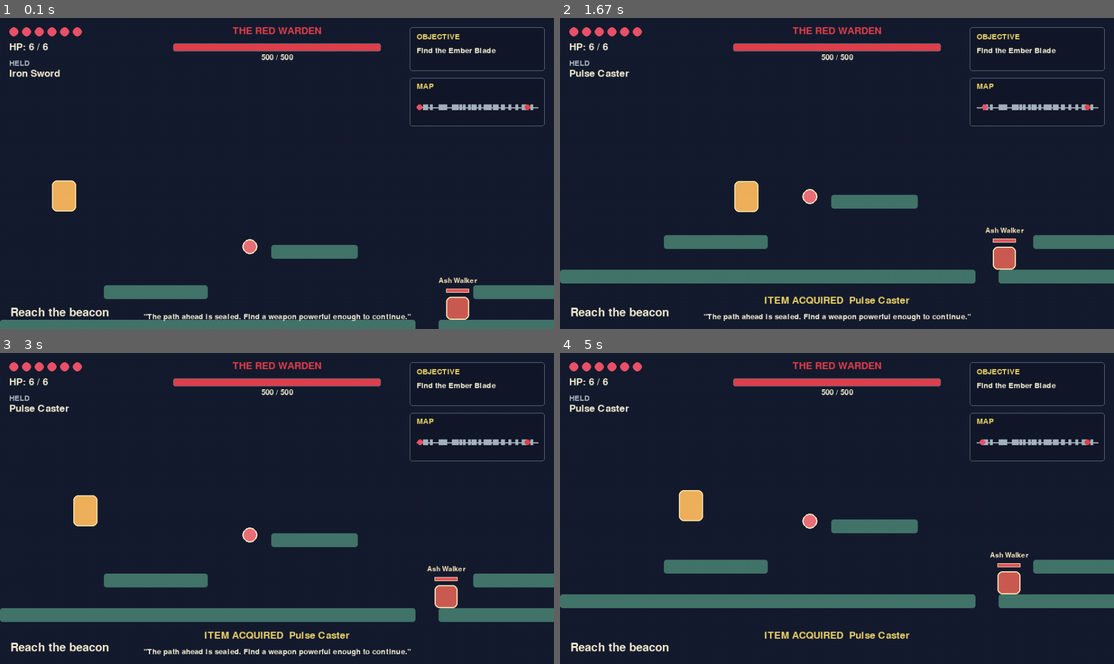
Above: before the commit, frames 1-4 (two rows, left to right).
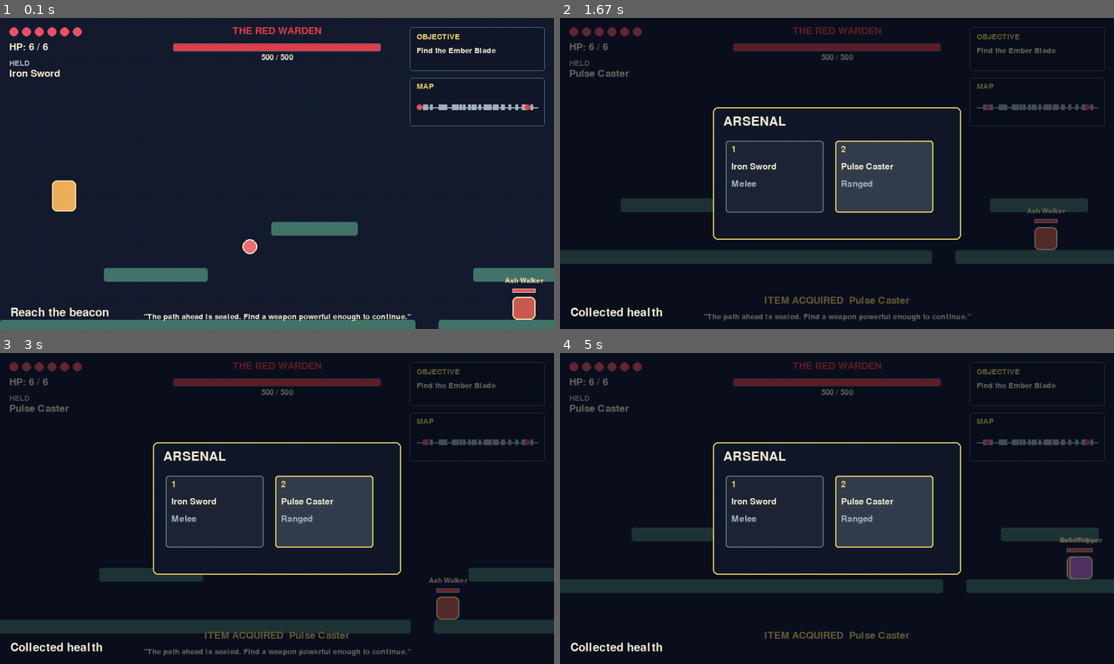
Above: after the commit, the same moments.

Repository: Ayaan-M-Khan/Pygame-Platformer
Game: pygame game, started from main.py
The game is run twice, just before and just after one commit, with the same random seed, the same clock (stepped at 60 frames per second) and the same inputs.
Inputs:
- Up to frame 1 (0.1 s): no input
- Up to frame 2 (1.67 s): hold Tab 0.33-0.8 s; hold Right 0.33-0.8 s; hold Right 0.83-1.3 s; tap Space at 0.9, 1.2, 1.4 s; tap 1 at 0.98 s; hold Right from 1.33 s (still down); tap 2 at 1.48 s
- Up to frame 3 (3 s): tap Space at 1.7, 1.9, 2.2, 2.47, 2.77, 2.9 s; release Right at 1.8 s; hold Left 1.83-2.37 s; hold Left 2.4-2.8 s; tap 1 at 2.55 s; hold Right from 2.83 s (still down); tap 2 at 2.98 s
- Up to frame 4 (5 s): tap Space at 3.2, 3.9, 4.2, 4.4, 4.7, 4.9 s; release Right at 3.47 s; tap Z at 3.5 s; hold Left 3.83-4.3 s; tap 1 at 3.98 s; hold Right 4.33-4.8 s; tap 2 at 4.48 s; hold Right from 4.83 s (still down)

The runs differ from the first frame. In frame 1, 5.1% of the frame differs, in the area x 18-100%, y 65-98%; in frame 2, 19%, in the area x 0-100%, y 2-98%; in frame 3, 18%; in frame 4, 19%.

Commit message:
modified:   __pycache__/enemy.cpython-314.pyc 	modified:   __pycache__/gamevalues.cpython-314.pyc 	modified:   __pycache__/level.cpython-314.pyc 	modified:   __pycache__/main.cpython-314.pyc 	modified:   __pycache__/player.cpython-314.pyc 	modified:   __pycache__/ui.cpython-314.pyc 	modified:   gamevalues.py 	modified:   level.py 	modified:   main.py 	modified:   player.py 	modified:   ui.py

Diff:
--- a/gamevalues.py
+++ b/gamevalues.py
@@ -30,7 +30,7 @@
 PLAYER_ACCELERATION = 2200.0
 PLAYER_AIR_ACCELERATION = 1500.0
 PLAYER_FRICTION = 2600.0
-PLAYER_JUMP_FORCE = 650.0
+PLAYER_JUMP_FORCE = 730.0
 PLAYER_GRAVITY = 1900.0
 PLAYER_MAX_FALL_SPEED = 950.0
 JUMP_RELEASE_MULTIPLIER = 0.45
@@ -91,5 +91,9 @@
 HEART_EMPTY_COLOR = (79, 55, 66)
 BOSS_COLOR = (225, 65, 78)
 STORY_MESSAGE_DURATION = 3.0
+INVENTORY_PANEL_WIDTH = 430
+INVENTORY_PANEL_HEIGHT = 230
+INVENTORY_SLOT_SIZE = 170
+INVENTORY_TITLE = "ARSENAL"
 
 level = 0
--- a/level.py
+++ b/level.py
@@ -89,8 +89,8 @@
             (3440, 390, "shield"),
         ]
         self.weapon_chests = [
-            WeaponChest(1180, 456, "ember_blade"),
-            WeaponChest(3420, 416, "storm_bow"),
+            WeaponChest(1180, 416, "ember_blade"),
+            WeaponChest(3420, 386, "storm_bow"),
         ]
         self.goal = pygame.Rect(4880, 500, 60, 180)
 
@@ -109,34 +109,34 @@
         add(3840, y, 1140, "boss approach")
 
         for platform in (
-            (180, 570, 180, "starting area"),
-            (470, 500, 150, "starting area"),
-            (820, 570, 170, "first challenge"),
-            (1060, 490, 160, "first challenge"),
-            (1370, 560, 170, "power-up approach"),
-            (1440, 400, 180, "power-up approach"),
-            (1660, 500, 180, "power-up approach", "one_way"),
-            (2040, 560, 170, "combat section"),
-            (2260, 450, 180, "combat section"),
-            (2470, 360, 150, "combat section"),
-            (2670, 520, 170, "hazard section"),
-            (2900, 430, 170, "hazard section"),
-            (3190, 550, 160, "advanced platforming"),
-            (3430, 450, 180, "advanced platforming"),
-            (3690, 360, 170, "advanced platforming"),
-            (3970, 550, 180, "boss approach"),
-            (4250, 470, 170, "boss approach"),
+            (180, 540, 180, "starting area"),
+            (470, 460, 150, "starting area"),
+            (820, 540, 170, "first challenge"),
+            (1060, 450, 160, "first challenge"),
+            (1370, 530, 170, "power-up approach"),
+            (1440, 370, 180, "power-up approach"),
+            (1660, 470, 180, "power-up approach", "one_way"),
+            (2040, 530, 170, "combat section"),
+            (2260, 420, 180, "combat section"),
+            (2470, 330, 150, "combat section"),
+            (2670, 490, 170, "hazard section"),
+            (2900, 400, 170, "hazard section"),
+            (3190, 520, 160, "advanced platforming"),
+            (3430, 420, 180, "advanced platforming"),
+            (3690, 330, 170, "advanced platforming"),
+            (3970, 520, 180, "boss approach"),
+            (4250, 440, 170, "boss approach"),
         ):
             add(*platform)
 
-        platforms.append(MovingPlatform(1840, 560, 130, gv.PLATFORM_HEIGHT, "y", 100, 1.4, "power-up approach"))
-        platforms.append(BreakablePlatform(2780, 350, 130, "hazard section"))
-        platforms.append(BreakablePlatform(3080, 300, 130, "hazard section"))
+        platforms.append(MovingPlatform(1840, 530, 130, gv.PLATFORM_HEIGHT, "y", 100, 1.4, "power-up approach"))
+        platforms.append(BreakablePlatform(2780, 320, 130, "hazard section"))
+        platforms.append(BreakablePlatform(3080, 270, 130, "hazard section"))
         platforms.append(HazardPlatform(2710, 656, 150, "hazard section"))
         platforms.append(HazardPlatform(3020, 656, 110, "hazard section"))
         platforms.append(Platform(4430, 680, 500, gv.PLATFORM_HEIGHT, "boss_floor", "boss arena"))
-        platforms.append(Platform(4430, 500, gv.PLATFORM_HEIGHT, 180, "boss_floor", "boss arena"))
-        platforms.append(Platform(4930, 500, gv.PLATFORM_HEIGHT, 180, "boss_floor", "boss arena"))
+        platforms.append(Platform(4430, 430, gv.PLATFORM_HEIGHT, 250, "boss_floor", "boss arena"))
+        platforms.append(Platform(4930, 430, gv.PLATFORM_HEIGHT, 250, "boss_floor", "boss arena"))
         return platforms
 
     def update(self, dt):
--- a/main.py
+++ b/main.py
@@ -7,7 +7,7 @@
 from level import Level
 from player import Player
 from powerup import create_powerups
-from ui import ObjectiveManager, draw_bar, draw_hud
+from ui import ObjectiveManager, draw_hud, draw_inventory
 
 #Create the Camera angle for the player using the camera class and player values
 class Camera:
@@ -28,7 +28,7 @@
 	return {
 		"rect": pygame.Rect(player.rect.centerx, player.rect.centery - 4, 16, 8),
 		"velocity": direction * gv.PROJECTILE_SPEED,
-		"damage": gv.PROJECTILE_DAMAGE,
+		"damage": damage,
 		"owner": "player",
 	}
 
@@ -50,6 +50,7 @@
 	shoot_cooldown = 0.0
 	player.invulnerability_timer = 0.0
 	message = "Reach the beacon"
+	inventory_open = False
 	running = True
 	frame_count = 0
 
@@ -59,12 +60,12 @@
 			if event.type == pygame.QUIT:
 				running = False
 			elif event.type == pygame.KEYDOWN:
-				if event.key == pygame.K_1:
-					player.equip_weapon("Iron Sword")
+				if event.key == pygame.K_TAB:
+					inventory_open = not inventory_open
+				elif event.key == pygame.K_1:
+					player.equip_slot(0)
 				elif event.key == pygame.K_2:
-					if not player.equip_weapon("Pulse Caster") and not player.equip_weapon("Storm Bow"):
-						player.item_message = "No ranged weapon"
-						player.item_message_timer = 1.0
+					player.equip_slot(1)
 				elif event.key == pygame.K_z:
 					attack = player.attack(pygame.time.get_ticks())
 					if attack and attack["kind"] == "ranged":
@@ -171,6 +172,8 @@
 			pygame.draw.rect(screen, (246, 215, 126), attack_rect, 3)
 		player.draw(screen, camera.x, camera.y)
 		draw_hud(screen, player, level, enemies, objective, pygame.time.get_ticks())
+		if inventory_open:
+			draw_inventory(screen, player)
 		font = pygame.font.Font(None, 30)
 		screen.blit(font.render(message, True, (245, 239, 211)), (18, gv.SCREEN_HEIGHT - 38))
 		pygame.display.flip()
--- a/player.py
+++ b/player.py
@@ -40,8 +40,10 @@
         self.shield_charges = 0
         self.invulnerability_timer = 0.0
         self.facing = 1
-        self.weapons = [create_weapon("sword"), create_weapon("ranged")]
-        self.current_weapon = self.weapons[0]
+        self.weapon_slots = [create_weapon("sword"), create_weapon("ranged")]
+        self.active_slot = 0
+        self.weapons = self.weapon_slots
+        self.current_weapon = self.weapon_slots[self.active_slot]
         self.attack_effect = None
         self.item_message = "Iron Sword"
         self.item_message_timer = 0.0
@@ -123,16 +125,31 @@
             self.attack_effect = None
 
     def add_weapon(self, weapon):
-        self.weapons = [existing for existing in self.weapons if existing.name != weapon.name]
-        self.weapons.append(weapon)
+        for index, existing in enumerate(self.weapon_slots):
+            if existing.name == weapon.name:
+                self.weapon_slots[index] = weapon
+                return index
+        self.weapon_slots[self.active_slot] = weapon
+        self.weapons = self.weapon_slots
+        return self.active_slot
 
     def equip_weapon(self, name):
-        for weapon in self.weapons:
+        for index, weapon in enumerate(self.weapon_slots):
             if weapon.name == name:
+                self.active_slot = index
                 self.current_weapon = weapon
                 self.item_message = weapon.name
                 self.item_message_timer = 2.5
                 return True
+        return False
+
+    def equip_slot(self, slot):
+        if 0 <= slot < len(self.weapon_slots):
+            self.active_slot = slot
+            self.current_weapon = self.weapon_slots[slot]
+            self.item_message = self.current_weapon.name
+            self.item_message_timer = 2.5
+            return True
         return False
 
     def attack(self, now):
--- a/ui.py
+++ b/ui.py
@@ -76,3 +76,28 @@
     if player.item_message_timer > 0:
         acquired = font.render(f"ITEM ACQUIRED  {player.item_message}", True, gv.UI_ACCENT)
         surface.blit(acquired, (gv.SCREEN_WIDTH // 2 - acquired.get_width() // 2, gv.SCREEN_HEIGHT - 58))
+
+
+def draw_inventory(surface, player):
+    overlay = pygame.Surface((gv.SCREEN_WIDTH, gv.SCREEN_HEIGHT), pygame.SRCALPHA)
+    overlay.fill((5, 9, 18, 150))
+    surface.blit(overlay, (0, 0))
+    panel = pygame.Rect(
+        (gv.SCREEN_WIDTH - gv.INVENTORY_PANEL_WIDTH) // 2,
+        (gv.SCREEN_HEIGHT - gv.INVENTORY_PANEL_HEIGHT) // 2,
+        gv.INVENTORY_PANEL_WIDTH,
+        gv.INVENTORY_PANEL_HEIGHT,
+    )
+    pygame.draw.rect(surface, gv.UI_PANEL, panel, border_radius=8)
+    pygame.draw.rect(surface, gv.UI_ACCENT, panel, 2, border_radius=8)
+    title_font = pygame.font.Font(None, 32)
+    item_font = pygame.font.Font(None, 22)
+    surface.blit(title_font.render(gv.INVENTORY_TITLE, True, gv.UI_TEXT), (panel.x + 18, panel.y + 14))
+    for slot, weapon in enumerate(player.weapon_slots):
+        slot_rect = pygame.Rect(panel.x + 22 + slot * (gv.INVENTORY_SLOT_SIZE + 20), panel.y + 58, gv.INVENTORY_SLOT_SIZE, 125)
+        selected = slot == player.active_slot
+        pygame.draw.rect(surface, (53, 62, 79) if selected else (30, 38, 55), slot_rect, border_radius=5)
+        pygame.draw.rect(surface, gv.UI_ACCENT if selected else gv.UI_BORDER, slot_rect, 2, border_radius=5)
+        surface.blit(item_font.render(f"{slot + 1}", True, gv.UI_ACCENT), (slot_rect.x + 10, slot_rect.y + 8))
+        surface.blit(item_font.render(weapon.name, True, gv.UI_TEXT), (slot_rect.x + 10, slot_rect.y + 38))
+        surface.blit(item_font.render(weapon.kind.title(), True, gv.UI_MUTED), (slot_rect.x + 10, slot_rect.y + 68))
